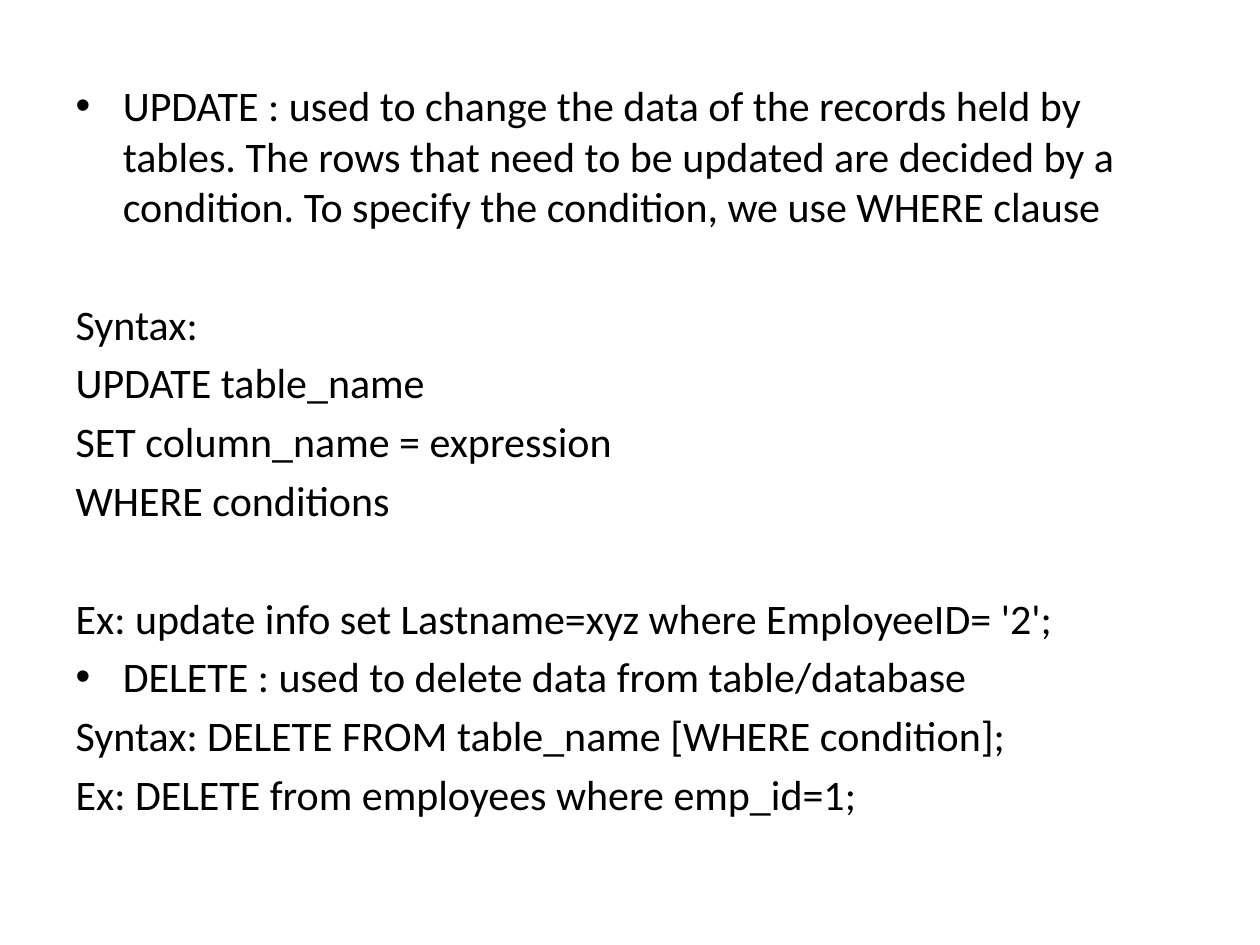
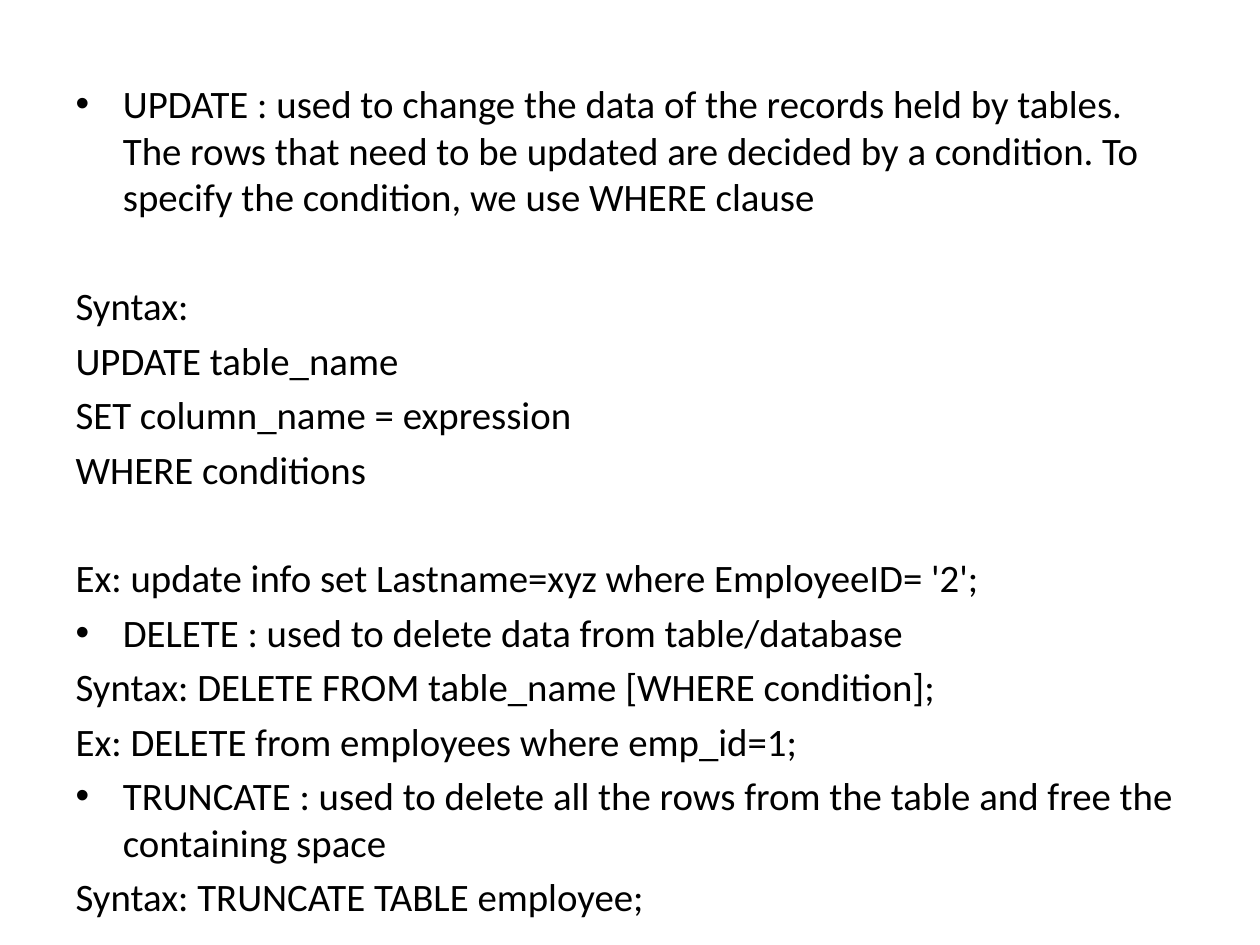
Before and after one commit to goudp4959/Oracle, a slide deck: slide 44 of SQL-latest (1) (4).pptx (slide 26 before the commit). Drawn at 1260x945 pixels with LibreOffice and Linux fonts; fonts in the diff are those of the drawing. Boxes give left, top, right and bottom in pixels: in the first picture for what was removed or moved away, otherwise in the second. Text is boxed around its words. In the diff, an @@ line names an element or a change of style, - is before the commit and + after.

```diff
--- a/SQL-latest (1) (4).pptx
+++ b/SQL-latest (1) (4).pptx
@@ text at <box>76,91,1138,763</box>: size 24 to 22.2 pt in "UPDATE : used to change the data ...", "Syntax:", "UPDATE table_name", "SET column_name = expression" and 5 more places @@
@@ text at <box>123,783,1173,864</box>: paragraphs added @@
+• TRUNCATE : used to delete all the rows from the table and free the containing space
+Syntax: TRUNCATE TABLE employee;
```
Also in this commit, not shown: 18 slides added.
